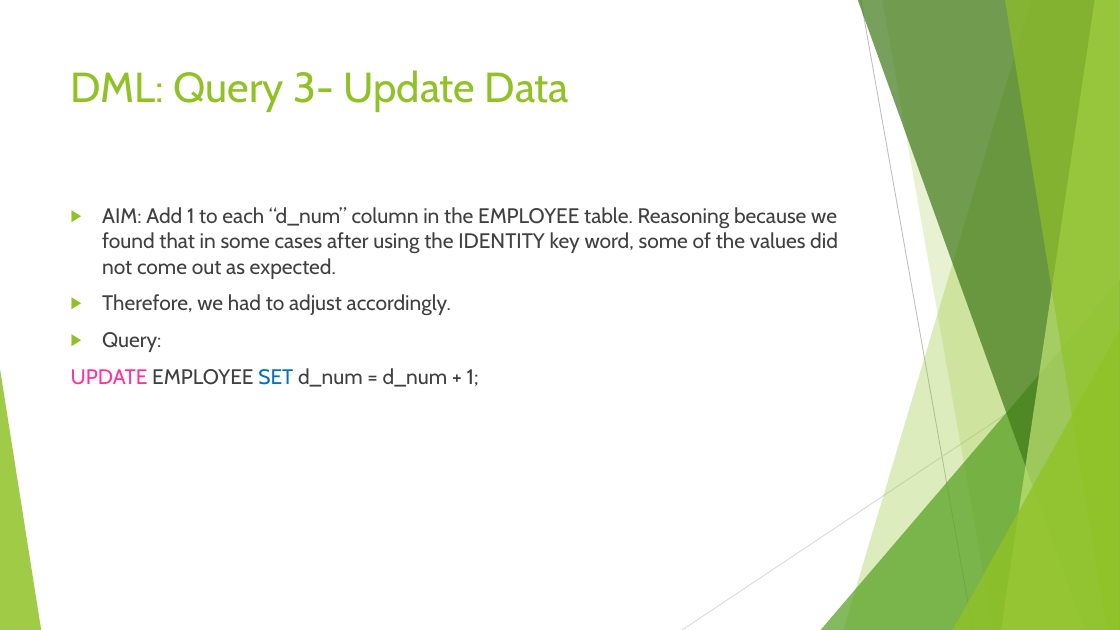
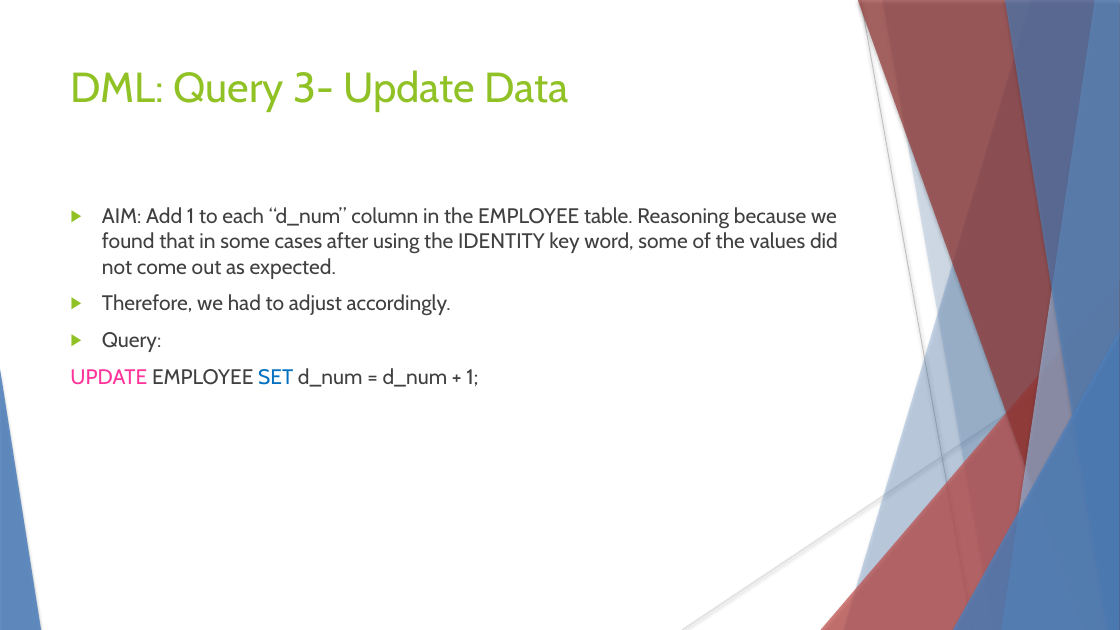
Before and after one commit to Phantom217/CMPS339DB-project, a slide deck: slide 13 of FinalPresentationPowerPoint.pptx. Drawn at 1120x630 pixels with LibreOffice and Linux fonts; fonts in the diff are those of the drawing. Boxes give left, top, right and bottom in pixels: in the first picture for what was removed or moved away, otherwise in the second. Text is boxed around its words. In the diff, an @@ line names an element or a change of style, - is before the commit and + after.

```diff
--- a/FinalPresentationPowerPoint.pptx
+++ b/FinalPresentationPowerPoint.pptx
@@ freeform shape at [844, 0, 1120, 630]: fill #90C226 at 30% opacity to #4F81BD at 30% opacity; shadow on @@
@@ freeform shape at [858, 0, 1120, 630]: fill #3F7819 at 70% opacity to #953735 at 70% opacity; shadow on @@
@@ line (861, 0) - (973, 630): stroke #BFBFBF 0.75 pt to #BFBFBF 0.74 pt @@
@@ freeform shape at [882, 0, 1120, 630]: fill #90C226 at 20% opacity to #4F81BD at 20% opacity; shadow on; outline redrawn @@
@@ freeform shape at [1002, 0, 1120, 630]: fill #C0E474 at 70% opacity to #95B3D7 at 70% opacity; shadow on @@
@@ freeform shape at [1005, 0, 1120, 630]: fill #90C226 at 65% opacity to #4F81BD at 65% opacity; shadow on @@
@@ triangle at [821, 280, 1120, 630]: fill #54A021 at 72% opacity to #C0504D at 72% opacity; shadow on @@
@@ line (1120, 339) - (682, 630): stroke #D9D9D9 0.75 pt to #D9D9D9 0.74 pt @@
@@ triangle at [953, 330, 1120, 630]: fill #90C226 at 80% opacity to #4F81BD at 80% opacity; shadow on @@
@@ triangle at [0, 369, 41, 630]: fill #90C226 at 85% opacity to #4F81BD at 85% opacity; shadow on @@
```
Also in this commit, not shown: 42 other slides changed, 1 slide added, 2 slides removed.
